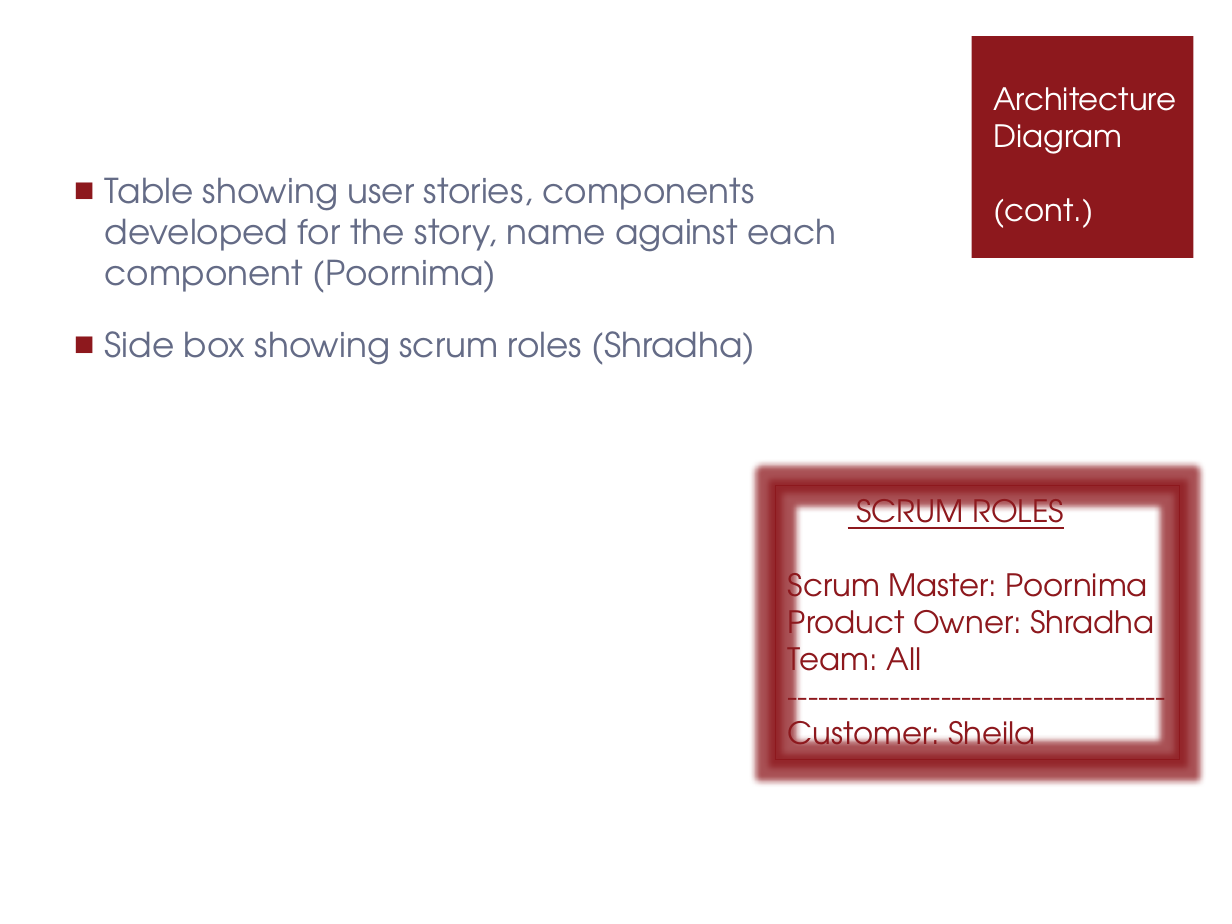
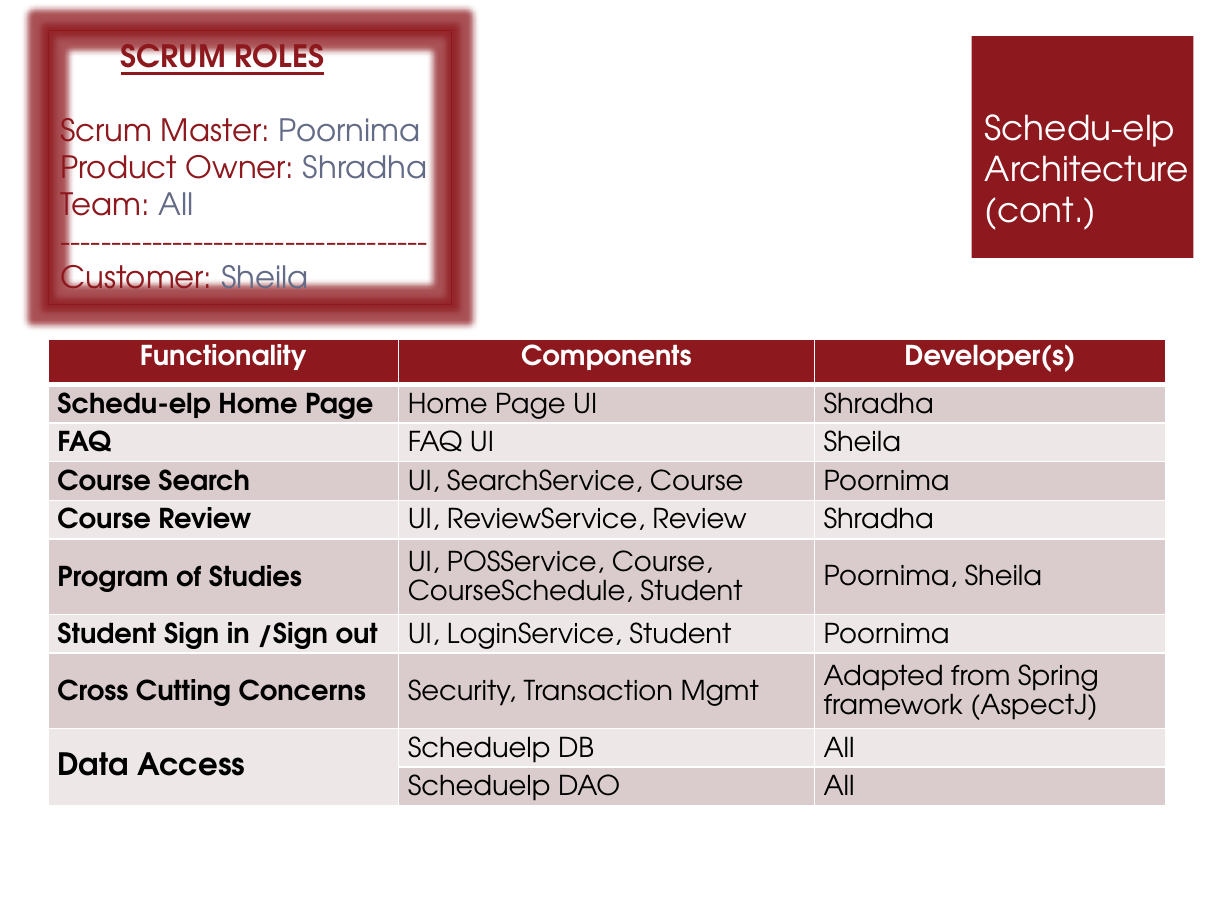
Before and after one commit to pganesan/schedu-elp, a slide deck: slide 7 of docs/Presentation_TeamGamma.pptx. Drawn at 1232x924 pixels with LibreOffice and Linux fonts; fonts in the diff are those of the drawing. Boxes give left, top, right and bottom in pixels: in the first picture for what was removed or moved away, otherwise in the second. Text is boxed around its words. In the diff, an @@ line names an element or a change of style, - is before the commit and + after.

```diff
--- a/docs/Presentation_TeamGamma.pptx
+++ b/docs/Presentation_TeamGamma.pptx
@@ text in rectangle at (48, 31, 452, 304): text changed @@
--------------------------------------
+------------------------------------
@@ rectangle "SCRUM ROLES": place and size @@
-rectangle "SCRUM ROLES" at (776, 485, 1180, 759)
+rectangle "SCRUM ROLES" at (48, 31, 452, 304)
@@ text in rectangle at (60, 44, 427, 304): bold on in "SCRUM ROLES"; text colour #8D181D to #646B86 in "Poornima", "Shradha", "All", "Sheila" @@
@@ text "Schedu-elp Architecture": place and size @@
-text "Schedu-elp Architecture" at (993, 87, 1176, 228)
+text "Schedu-elp Architecture" at (985, 114, 1189, 230)
@@ text at (985, 114, 1189, 198): text changed; size 18 to 20 pt @@
-Architecture
-Diagram
+Schedu-elp Architecture
@@ text removed at (105, 177, 837, 365) @@
-■ Table showing user stories, components developed for the story, name against each component (Poornima)
-■ Side box showing scrum roles (Shradha)
@@ text at (985, 196, 1097, 230): size 18 to 20 pt in "(cont.)" @@
@@ table added at (48, 339, 1164, 813), 10 rows, 3 columns @@
+Functionality | Components | Developer(s)
+Schedu-elp Home Page | Home Page UI | Shradha
+FAQ | FAQ UI | Sheila
+Course Search | UI, SearchService, Course | Poornima
+Course Review | UI, ReviewService, Review | Shradha
+Program of Studies | UI, POSService, Course, CourseSchedule, Student | Poornima, Sheila
+Student Sign in /Sign out | UI, LoginService, Student | Poornima
+Cross Cutting Concerns | Security, Transaction Mgmt | Adapted from Spring framework (AspectJ)
+Data Access | Scheduelp DB | All
+ | Scheduelp DAO | All
```
Also in this commit, not shown: 5 other slides changed, 2 slides added, 2 slides removed, 1 other file.
